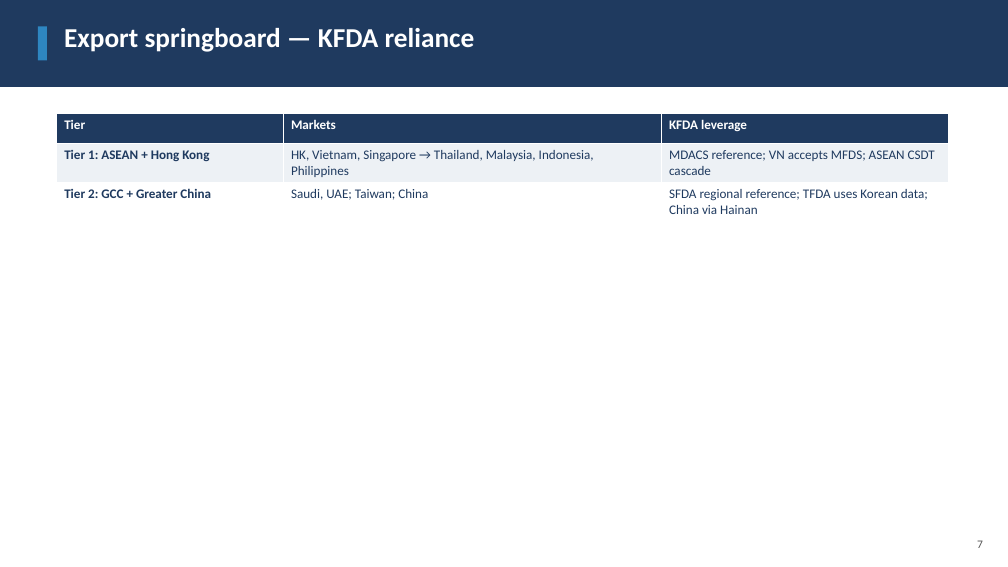
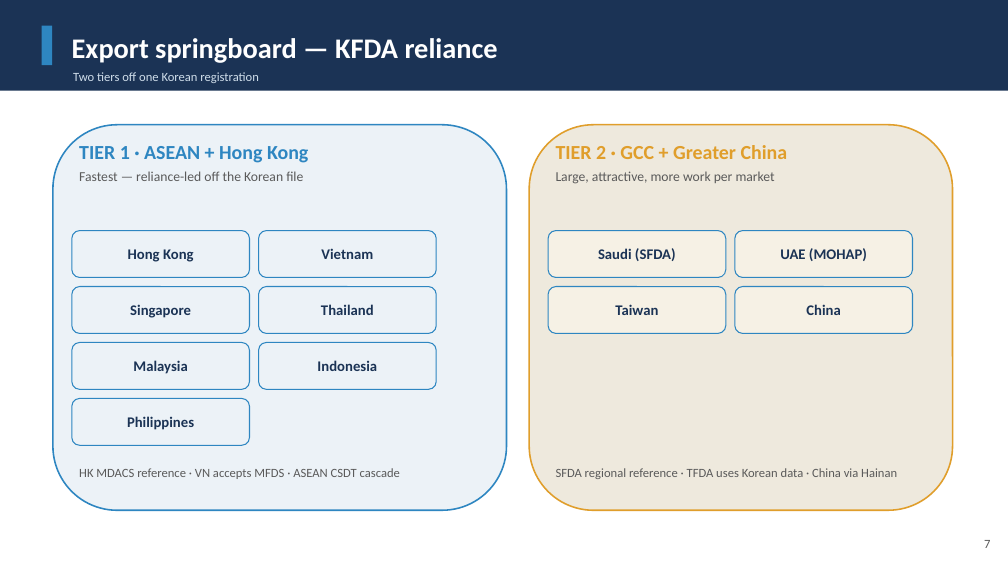
Before and after one commit to leicatam/gamification, a slide deck: slide 7 of synexo/Synapep_Investor_Deck.pptx. Drawn at 1008x567 pixels with LibreOffice and Linux fonts; fonts in the diff are those of the drawing. Boxes give left, top, right and bottom in pixels: in the first picture for what was removed or moved away, otherwise in the second. Text is boxed around its words. In the diff, an @@ line names an element or a change of style, - is before the commit and + after.

```diff
--- a/synexo/Synapep_Investor_Deck.pptx
+++ b/synexo/Synapep_Investor_Deck.pptx
@@ rectangle resized from (x1=0, y1=0, x2=1008, y2=87) to (x1=0, y1=0, x2=1008, y2=91) @@
@@ rectangle at (x1=0, y1=0, x2=1008, y2=91): fill #1F3A5F to #1B3355 @@
@@ rectangle resized from (x1=38, y1=26, x2=47, y2=60) to (x1=42, y1=26, x2=52, y2=65) @@
@@ text "Export springboard — KFDA reliance" moved from (x1=64, y1=28, x2=475, y2=52) to (x1=72, y1=38, x2=498, y2=63) @@
@@ text "Export springboard — KFDA reliance" at (x1=72, y1=38, x2=498, y2=63): size 26 to 27 pt; more space between paragraphs; vertical alignment top to middle @@
@@ text added at (x1=73, y1=72, x2=259, y2=83), 12 pt, text #CFDDEA @@
+Two tiers off one Korean registration
@@ table removed at (x1=57, y1=113, x2=949, y2=218), 3 rows, 3 columns @@
-Tier | Markets | KFDA leverage
-Tier 1: ASEAN + Hong Kong | HK, Vietnam, Singapore → Thailand, Malaysia, Indonesia, Philippines | MDACS reference; VN accepts MFDS; ASEAN CSDT cascade
-Tier 2: GCC + Greater China | Saudi, UAE; Taiwan; China | SFDA regional reference; TFDA uses Korean data; China via Hainan
@@ rounded rectangle added at (x1=53, y1=125, x2=507, y2=510), fill #ECF2F7, outline #2E86C1 1.5 pt @@
@@ text added at (x1=79, y1=146, x2=308, y2=181), 13 pt, text #5A5A5A @@
+TIER 1 · ASEAN + Hong Kong
+Fastest — reliance-led off the Korean file
@@ rounded rectangle added at (x1=529, y1=125, x2=953, y2=510), fill #EEE9DD, outline #E09E2B 1.5 pt @@
@@ text added at (x1=556, y1=145, x2=788, y2=184), 13 pt, text #5A5A5A @@
+TIER 2 · GCC + Greater China
+Large, attractive, more work per market
@@ rounded rectangle added at (x1=72, y1=231, x2=250, y2=278), fill #ECF2F7, outline #2E86C1 1 pt, 14 pt, text #1B3355, bold @@
+Hong Kong
@@ rounded rectangle added at (x1=259, y1=231, x2=436, y2=278), fill #ECF2F7, outline #2E86C1 1 pt, 14 pt, text #1B3355, bold @@
+Vietnam
@@ rounded rectangle added at (x1=548, y1=231, x2=726, y2=278), fill #F6F1E5, outline #2E86C1 1 pt, 14 pt, text #1B3355, bold @@
+Saudi (SFDA)
@@ rounded rectangle added at (x1=735, y1=231, x2=913, y2=278), fill #F6F1E5, outline #2E86C1 1 pt, 14 pt, text #1B3355, bold @@
+UAE (MOHAP)
@@ rounded rectangle added at (x1=72, y1=287, x2=250, y2=333), fill #ECF2F7, outline #2E86C1 1 pt, 14 pt, text #1B3355, bold @@
+Singapore
@@ rounded rectangle added at (x1=259, y1=287, x2=436, y2=333), fill #ECF2F7, outline #2E86C1 1 pt, 14 pt, text #1B3355, bold @@
+Thailand
@@ rounded rectangle added at (x1=548, y1=287, x2=726, y2=333), fill #F6F1E5, outline #2E86C1 1 pt, 14 pt, text #1B3355, bold @@
+Taiwan
@@ rounded rectangle added at (x1=735, y1=287, x2=913, y2=333), fill #F6F1E5, outline #2E86C1 1 pt, 14 pt, text #1B3355, bold @@
+China
@@ rounded rectangle added at (x1=72, y1=343, x2=250, y2=389), fill #ECF2F7, outline #2E86C1 1 pt, 14 pt, text #1B3355, bold @@
+Malaysia
@@ rounded rectangle added at (x1=259, y1=343, x2=436, y2=389), fill #ECF2F7, outline #2E86C1 1 pt, 14 pt, text #1B3355, bold @@
+Indonesia
@@ rounded rectangle added at (x1=72, y1=399, x2=250, y2=445), fill #ECF2F7, outline #2E86C1 1 pt, 14 pt, text #1B3355, bold @@
+Philippines
@@ text added at (x1=79, y1=468, x2=400, y2=479), 12 pt, text #5A5A5A @@
+HK MDACS reference · VN accepts MFDS · ASEAN CSDT cascade
@@ text added at (x1=556, y1=468, x2=897, y2=479), 12 pt, text #5A5A5A @@
+SFDA regional reference · TFDA uses Korean data · China via Hainan
@@ text "7" moved from (x1=977, y1=540, x2=983, y2=548) to (x1=984, y1=540, x2=990, y2=548) @@
@@ text "7" at (x1=984, y1=540, x2=990, y2=548): size 11 to 12 pt, text colour #555555 to #5A5A5A; more space between paragraphs @@
```
Also in this commit, not shown: 13 other slides changed, 1 other file.
